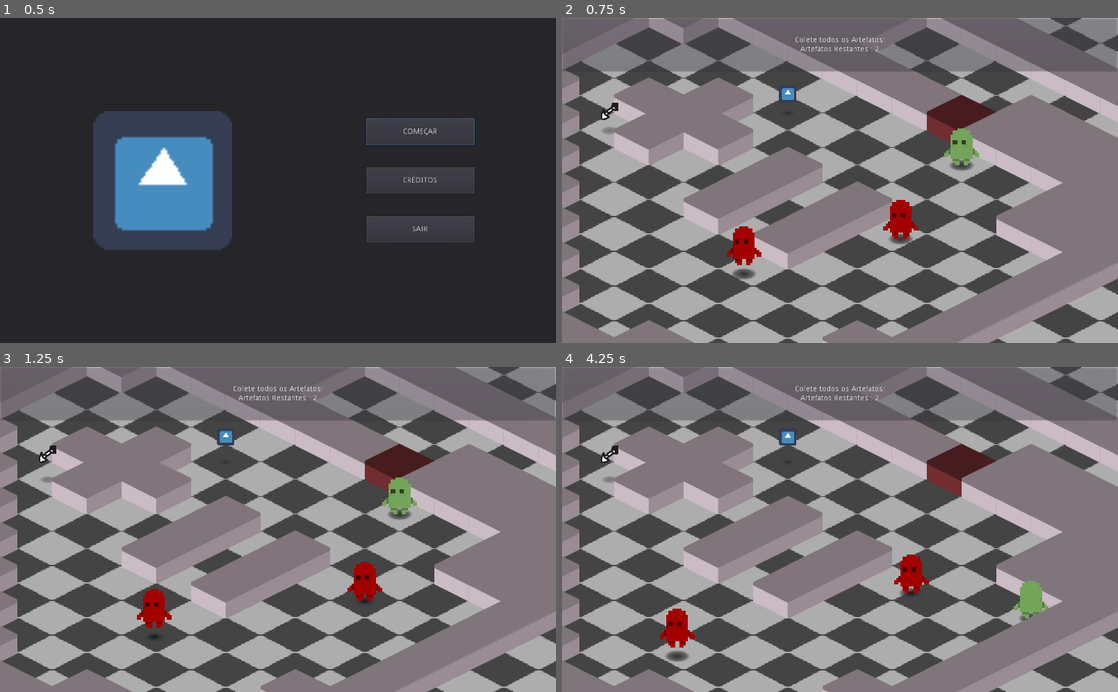
Above: before the commit, frames 1-4 (two rows, left to right).
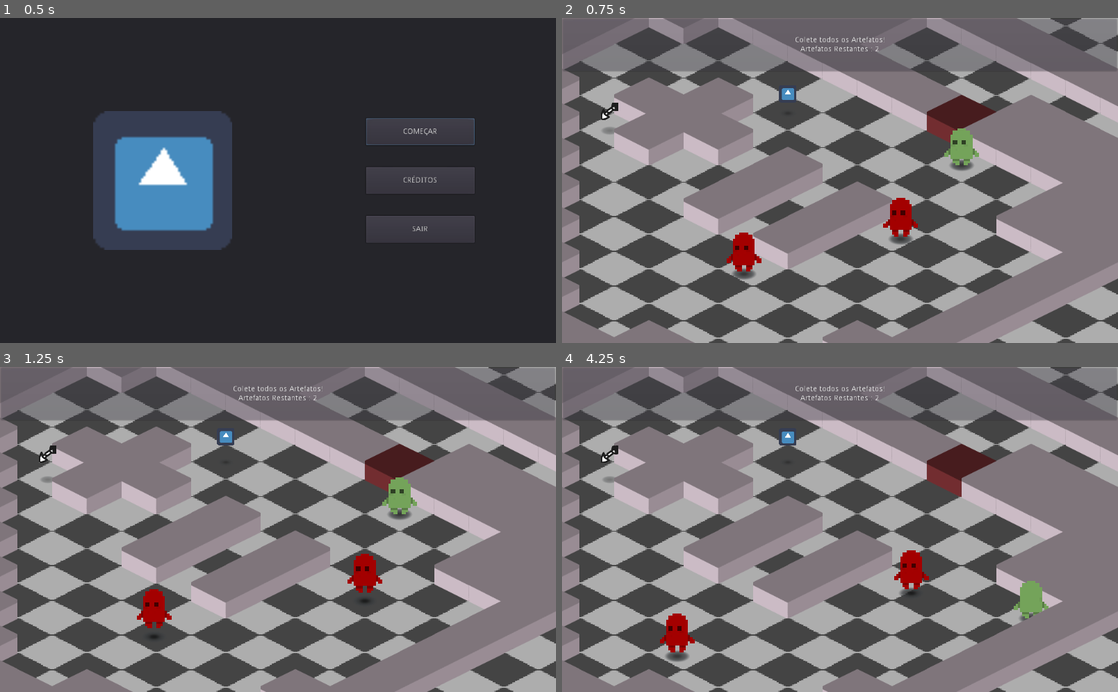
Above: after the commit, the same moments.

Repository: TomasPetriche/game-museu
Game: Godot game, scene res://scenes/main.tscn
The game is run twice, just before and just after one commit, with the same random seed, the same clock (stepped at 60 frames per second) and the same inputs. The engine's default icon, where the game draws it, is replaced by a stand-in: a white triangle on a blue panel in a dark square.
Inputs:
- Up to frame 1 (0.5 s): no input
- Up to frame 2 (0.75 s): click "COMEÇAR" at 0.5 s
- Up to frame 3 (1.25 s): no input
- Up to frame 4 (4.25 s): tap Enter at 1.25 s; hold D (gp_right) 1.28-2.03 s; tap Ctrl (gp_interact) at 1.35, 2.85 s; hold Down (gp_down) 2.03-2.78 s; tap Tab at 2.1, 3.6 s; hold D (gp_right) 2.78-3.53 s; hold W (gp_up) from 3.53 s (still down)

Frame 1 is identical in both runs. In frame 2, 0.4% of the frame differs, in the area x 29-64%, y 55-78%; in frame 3, 0.4%; in frame 4, 0.5%, in the area x 17-66%, y 56-88%.

Commit message:
Pusher Hot Fix

Diff:
--- a/scenes/game/enemies/pusher_enemy.gd
+++ b/scenes/game/enemies/pusher_enemy.gd
@@ -6,8 +6,8 @@
 export (Vector2) var position2 := Vector2()
 export (float) var move_time := 1.0
 
-export (Array, Vector2) var sprite_offset_tween := [Vector2(0, -12), Vector2(0 , -16)]
-export (float) var anim_time := 0.25
+onready var sprite_offset_tween := [Vector2(0, -12), Vector2(0, -16)].duplicate(true)
+export (float) var anim_time := 0.65
 
 func _ready():
 	var _err = null
@@ -28,7 +28,7 @@
 	position2 = temp
 
 func _new_anim():
-	$AnimTween.interpolate_property($Sprite, "offset", sprite_offset_tween[0], sprite_offset_tween[0], anim_time)
+	$AnimTween.interpolate_property($Sprite, "offset", sprite_offset_tween[0], sprite_offset_tween[1], anim_time)
 	$AnimTween.start()
 	sprite_offset_tween.invert()
 	pass
